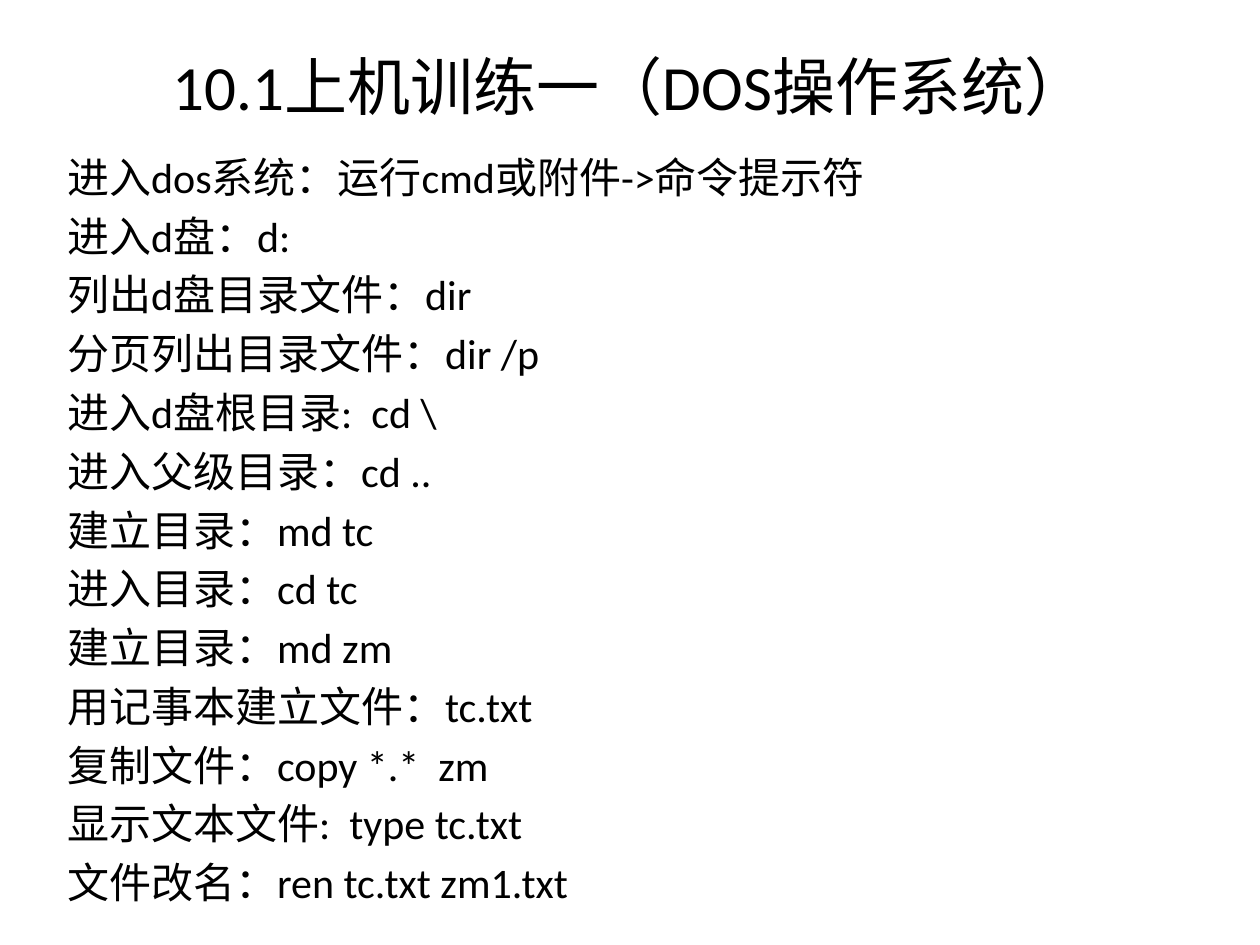
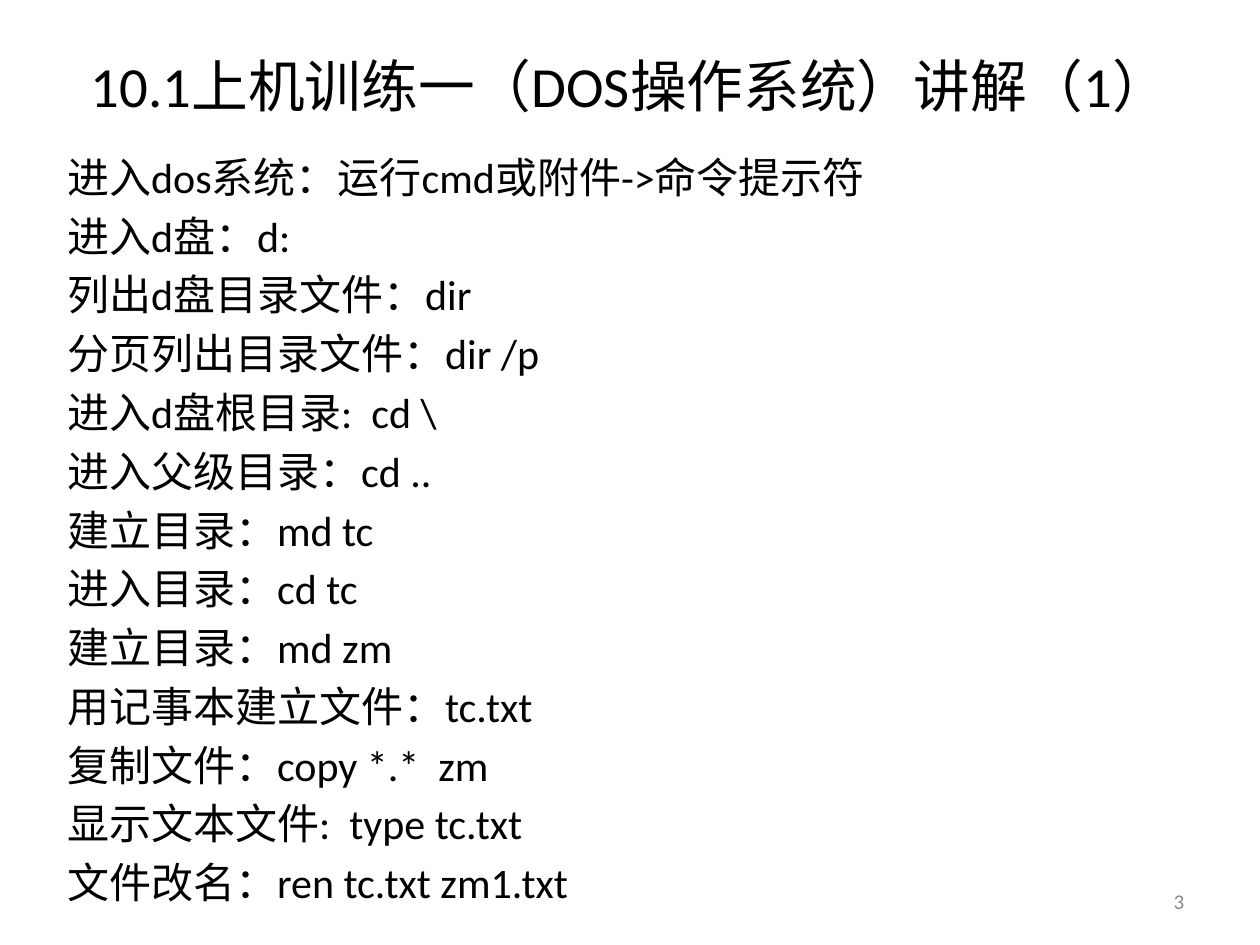
Before and after one commit to jtrfid/C-Repositories, a slide deck: slide 3 of 2016/上机安排.pptx. Drawn at 1260x945 pixels with LibreOffice and Linux fonts; fonts in the diff are those of the drawing. Boxes give left, top, right and bottom in pixels: in the first picture for what was removed or moved away, otherwise in the second. Text is boxed around its words. In the diff, an @@ line names an element or a change of style, - is before the commit and + after.

```diff
--- a/2016/上机安排.pptx
+++ b/2016/上机安排.pptx
@@ title at box(91, 60, 1169, 113): text changed; size 36 to 32.4 pt @@
-10.1上机训练一（DOS操作系统）
+10.1上机训练一（DOS操作系统）讲解（1）
@@ page number added at box(1174, 895, 1185, 909), 12 pt, text #8C8C8C @@
+3
```
Also in this commit, not shown: 34 other slides changed, 14 slides added, 6 other files.
